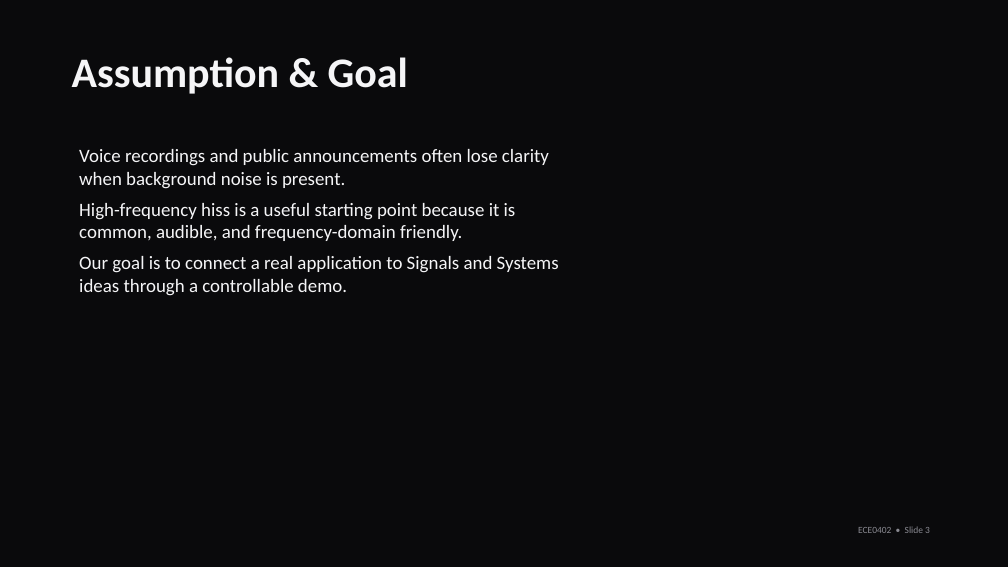
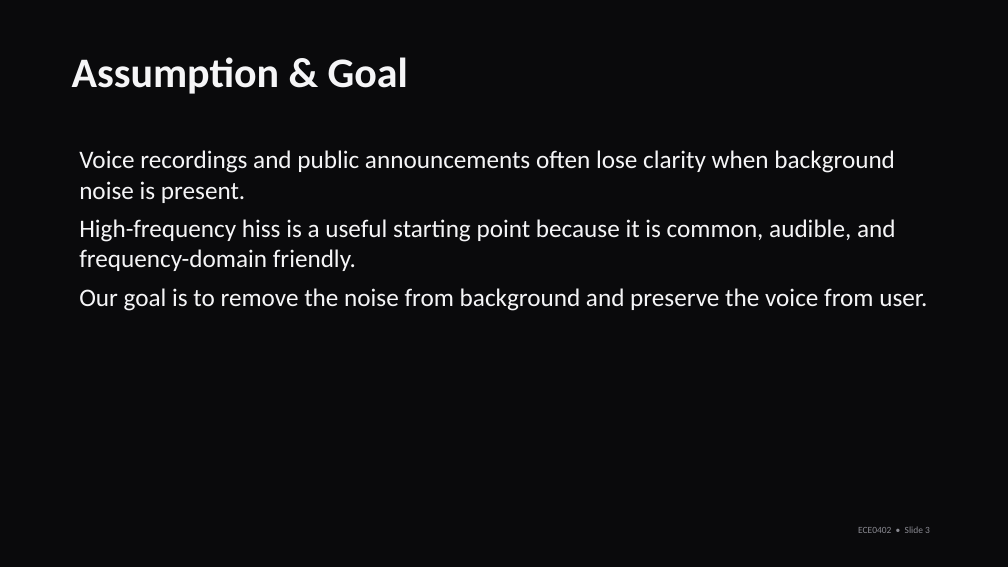
Before and after one commit to Xiejz959/2026-Signal-System-Pres, a slide deck: slide 5 of demo/Voice_Noise_Presentation_3.1.pptx. Drawn at 1008x567 pixels with LibreOffice and Linux fonts; fonts in the diff are those of the drawing; background and template pictures are left out. Boxes give left, top, right and bottom in pixels: in the first picture for what was removed or moved away, otherwise in the second. Text is boxed around its words. In the diff, an @@ line names an element or a change of style, - is before the commit and + after.

```diff
--- a/demo/Voice_Noise_Presentation_3.1.pptx
+++ b/demo/Voice_Noise_Presentation_3.1.pptx
@@ text at [79,150,896,271]: size 18 to 24 pt in "Voice recordings and public announcements often lose ...", "High-frequency hiss is a useful starting point ..." @@
@@ text at [79,288,927,311]: text changed; size 18 to 24 pt @@
-Our goal is to connect a real application to Signals and Systems ideas through a controllable demo.
+Our goal is to remove the noise from background and preserve the voice from user.
```
Also in this commit, not shown: 3 other slides changed, 1 other file.
